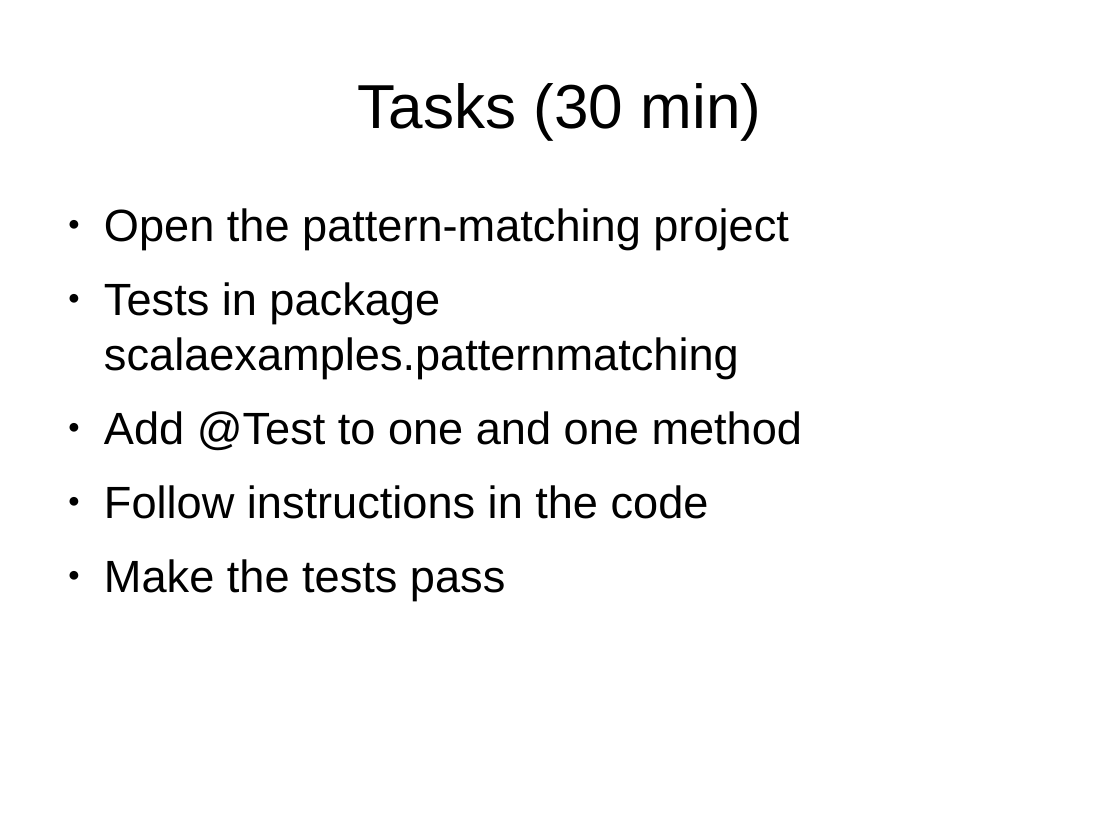
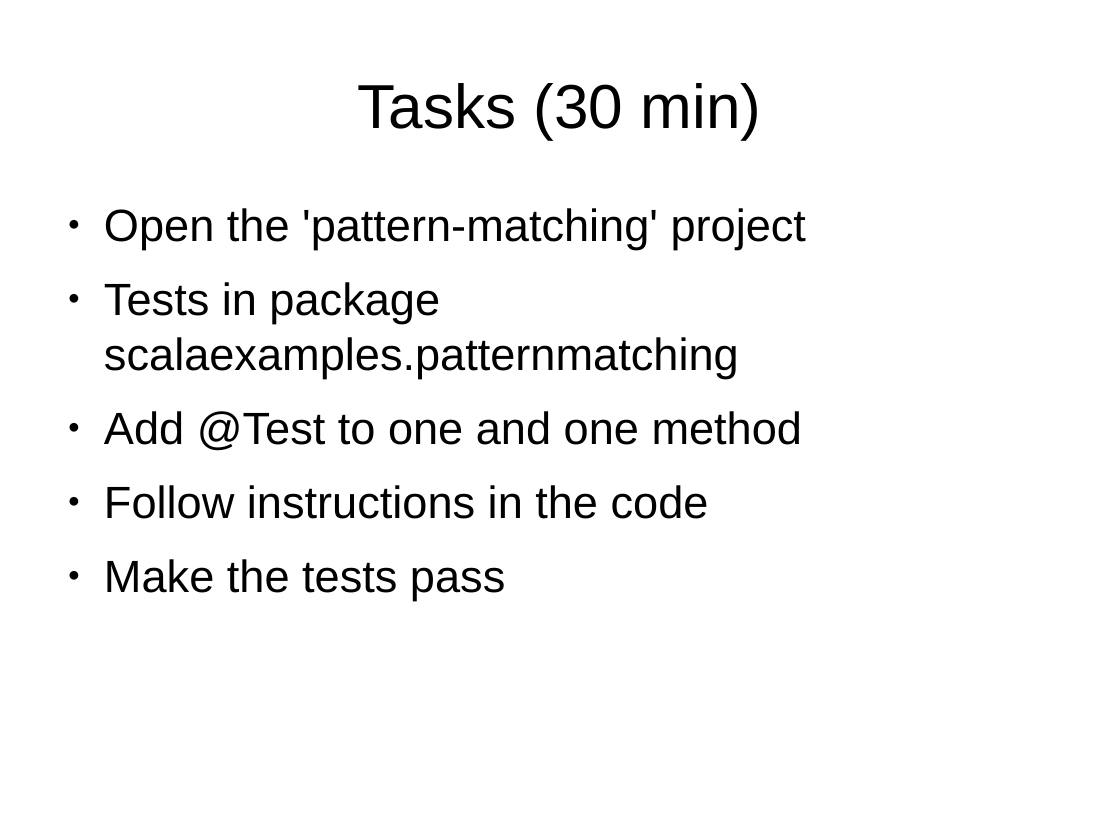
Before and after one commit to javaBin/scala-training-slides, a slide deck: slide 18 of 1.5 - PatternMatching.odp (slide 19 before the commit). Drawn at 1120x840 pixels with LibreOffice and Linux fonts; fonts in the diff are those of the drawing; background and template pictures are left out. Boxes give left, top, right and bottom in pixels: in the first picture for what was removed or moved away, otherwise in the second. Text is boxed around its words. In the diff, an @@ line names an element or a change of style, - is before the commit and + after.

```diff
--- a/1.5 - PatternMatching.odp
+++ b/1.5 - PatternMatching.odp
@@ text at [104, 208, 806, 250]: text changed @@
-● Open the pattern-matching project
+● Open the 'pattern-matching' project
```
Also in this commit, not shown: 14 other slides changed, 1 slide removed, 9 other files.
